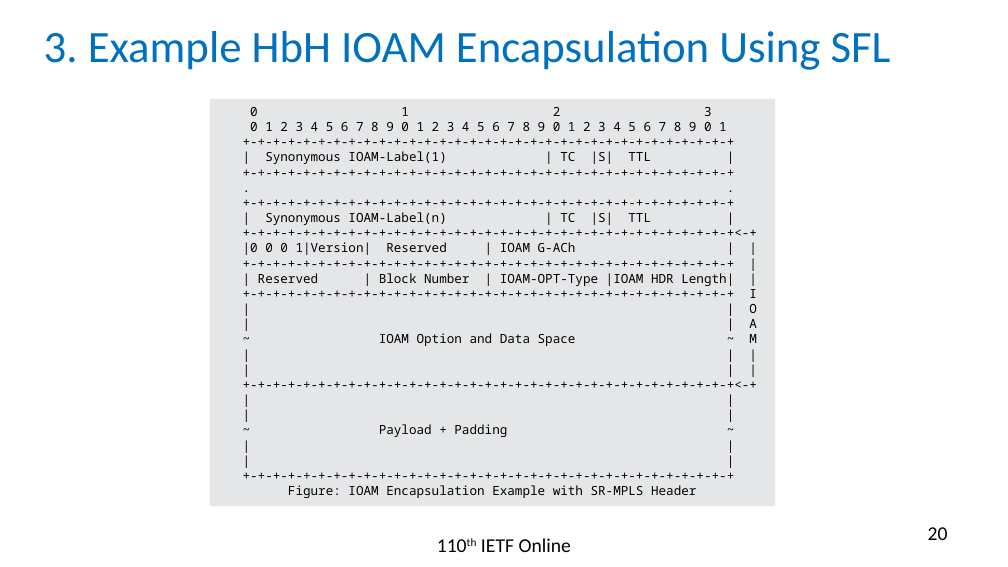
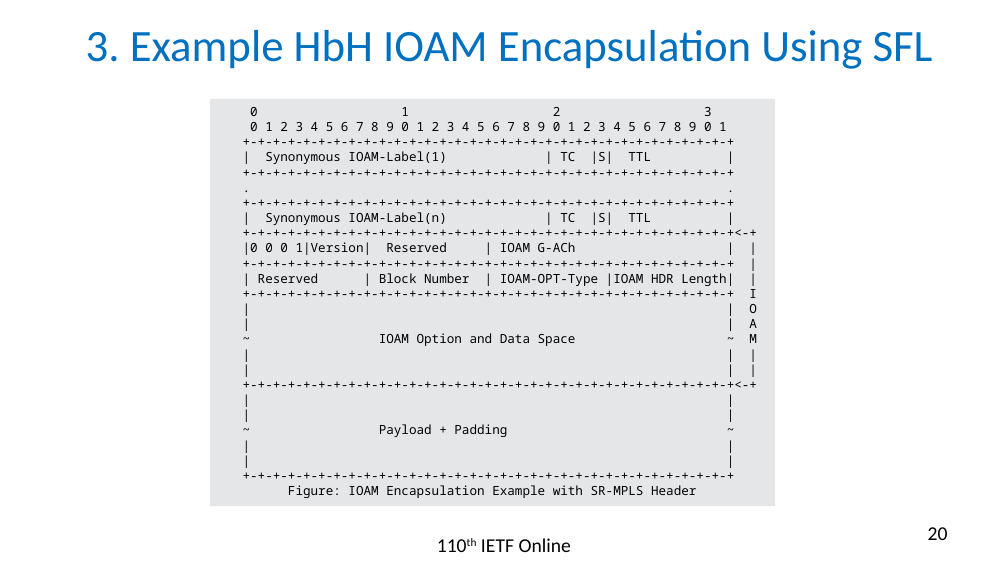
Before and after one commit to rakgandhi/ietf-slides, a slide deck: slide 20 of draft-gandhi-mpls-ioam-sr-05.pptx. Drawn at 1008x567 pixels with LibreOffice and Linux fonts; fonts in the diff are those of the drawing. Boxes give left, top, right and bottom in pixels: in the first picture for what was removed or moved away, otherwise in the second. Text is boxed around its words. In the diff, an @@ line names an element or a change of style, - is before the commit and + after.

```diff
--- a/draft-gandhi-mpls-ioam-sr-05.pptx
+++ b/draft-gandhi-mpls-ioam-sr-05.pptx
@@ title "3. Example HbH IOAM Encapsulation ...": place and size @@
-title "3. Example HbH IOAM Encapsulation ..." at box(44, 31, 891, 70)
+title "3. Example HbH IOAM Encapsulation ..." at box(86, 30, 933, 69)
```
Also in this commit, not shown: 9 other slides changed, 1 other file.
